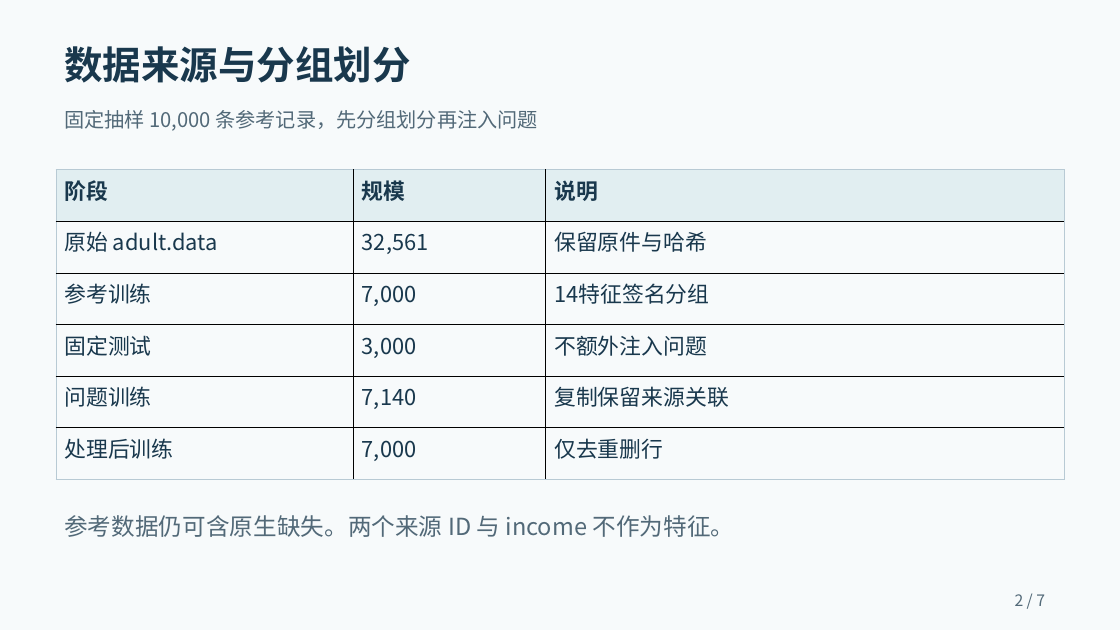
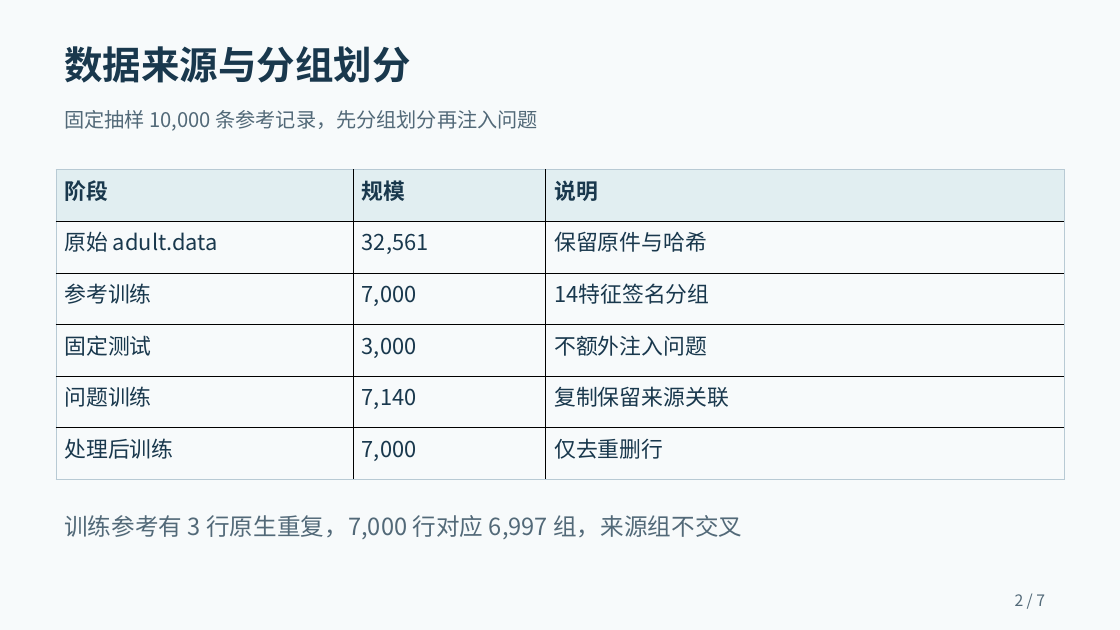
Before and after one commit to 2026-XJTU-UG-DM-Assignment-10/data_agent_course, a slide deck: slide 2 of docs/presentation.pptx. Drawn at 1120x630 pixels with LibreOffice and Linux fonts; fonts in the diff are those of the drawing. Boxes give left, top, right and bottom in pixels: in the first picture for what was removed or moved away, otherwise in the second. Text is boxed around its words. In the diff, an @@ line names an element or a change of style, - is before the commit and + after.

```diff
--- a/docs/presentation.pptx
+++ b/docs/presentation.pptx
@@ text at [64,515,742,539]: text changed @@
-参考数据仍可含原生缺失。两个来源 ID 与 income 不作为特征。
+训练参考有 3 行原生重复，7,000 行对应 6,997 组，来源组不交叉
```
Also in this commit, not shown: 3 other slides changed, 16 other files.
